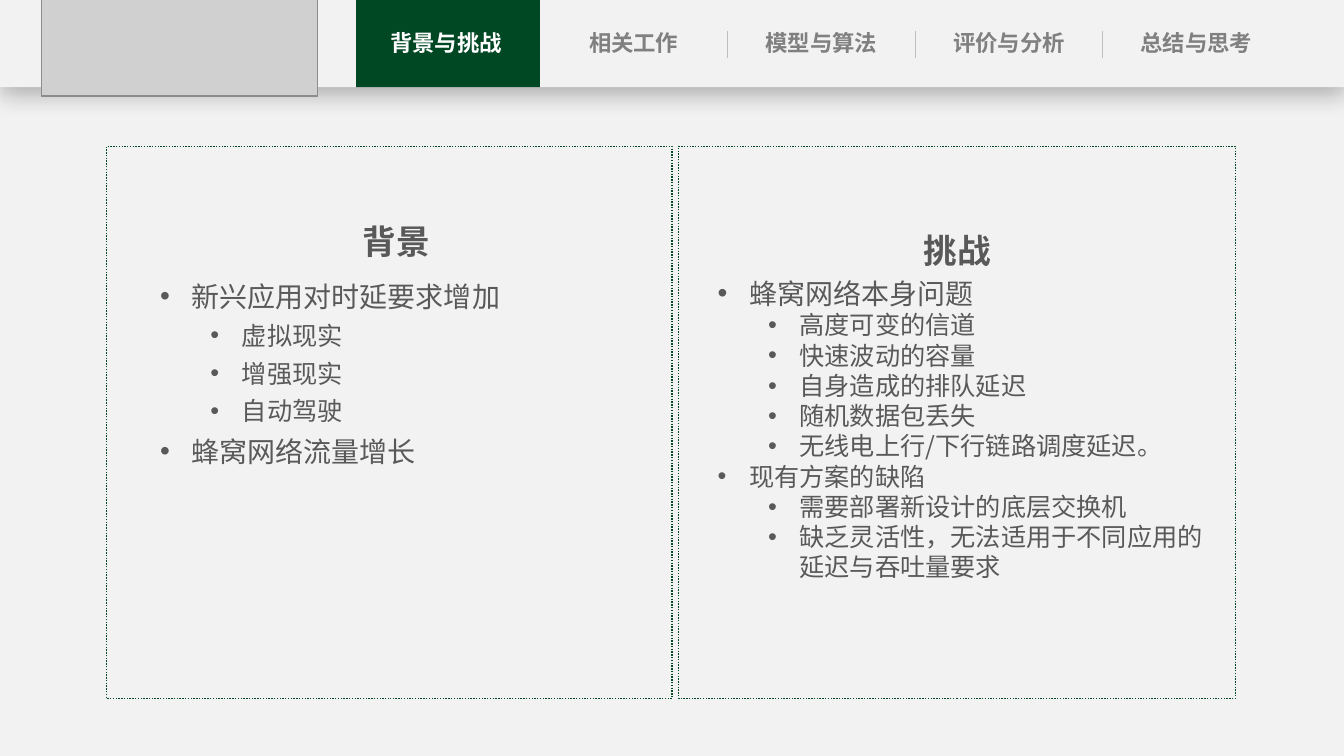
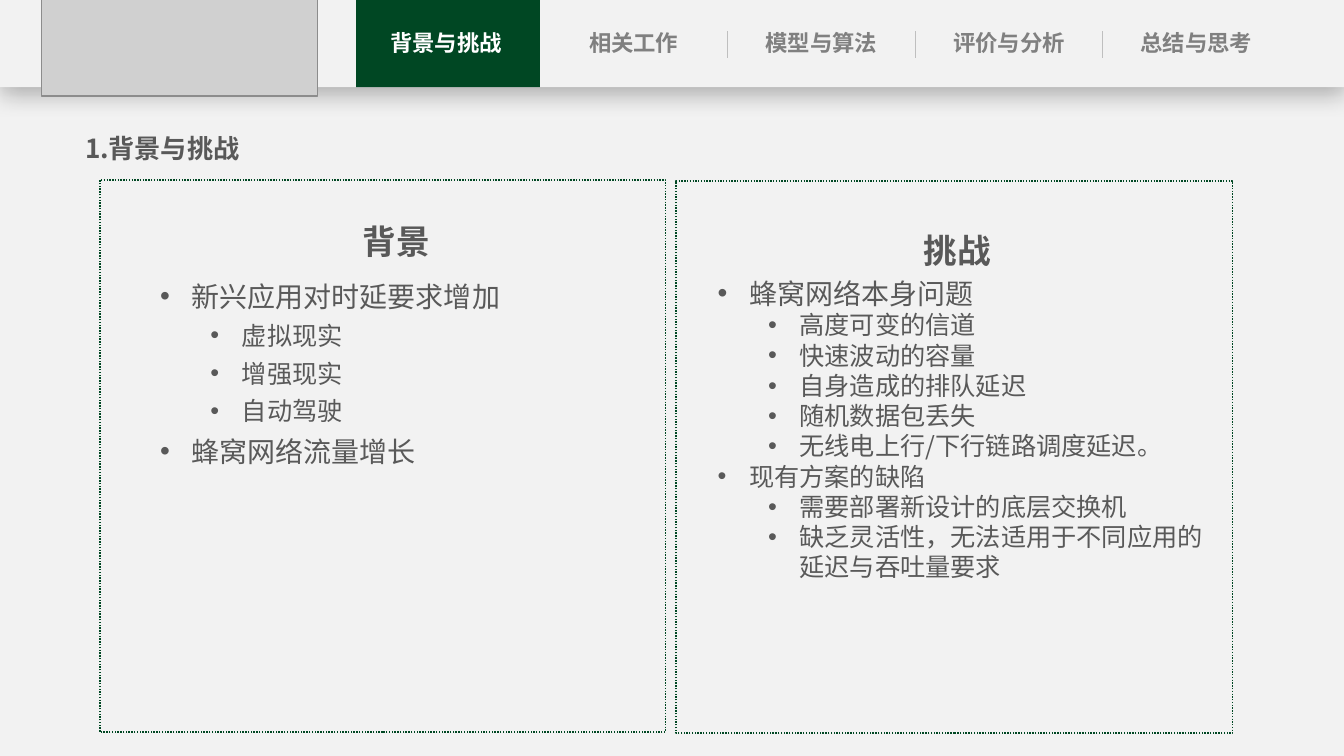
Before and after one commit to Enderfga/Enderfga, a slide deck: slide 4 of Report/C2TCP A Flexible Cellular TCP to Meet Stringent Delay Requirements.pptx. Drawn at 1344x756 pixels with LibreOffice and Linux fonts; fonts in the diff are those of the drawing; grey boxes stand for pictures. Boxes give left, top, right and bottom in pixels: in the first picture for what was removed or moved away, otherwise in the second. Text is boxed around its words. In the diff, an @@ line names an element or a change of style, - is before the commit and + after.

```diff
--- a/Report/C2TCP A Flexible Cellular TCP to Meet Stringent Delay Requirements.pptx
+++ b/Report/C2TCP A Flexible Cellular TCP to Meet Stringent Delay Requirements.pptx
@@ text added at <box>85,136,239,161</box>, 18.6 pt, text #595959, bold @@
+1.背景与挑战
@@ rectangle: place and size @@
-rectangle at <box>107,146,673,699</box>
+rectangle at <box>100,179,665,732</box>
@@ rectangle: place and size @@
-rectangle at <box>679,146,1235,699</box>
+rectangle at <box>677,180,1233,733</box>
```
Also in this commit, not shown: 16 other slides changed, 2 slides removed, 9 other files.
